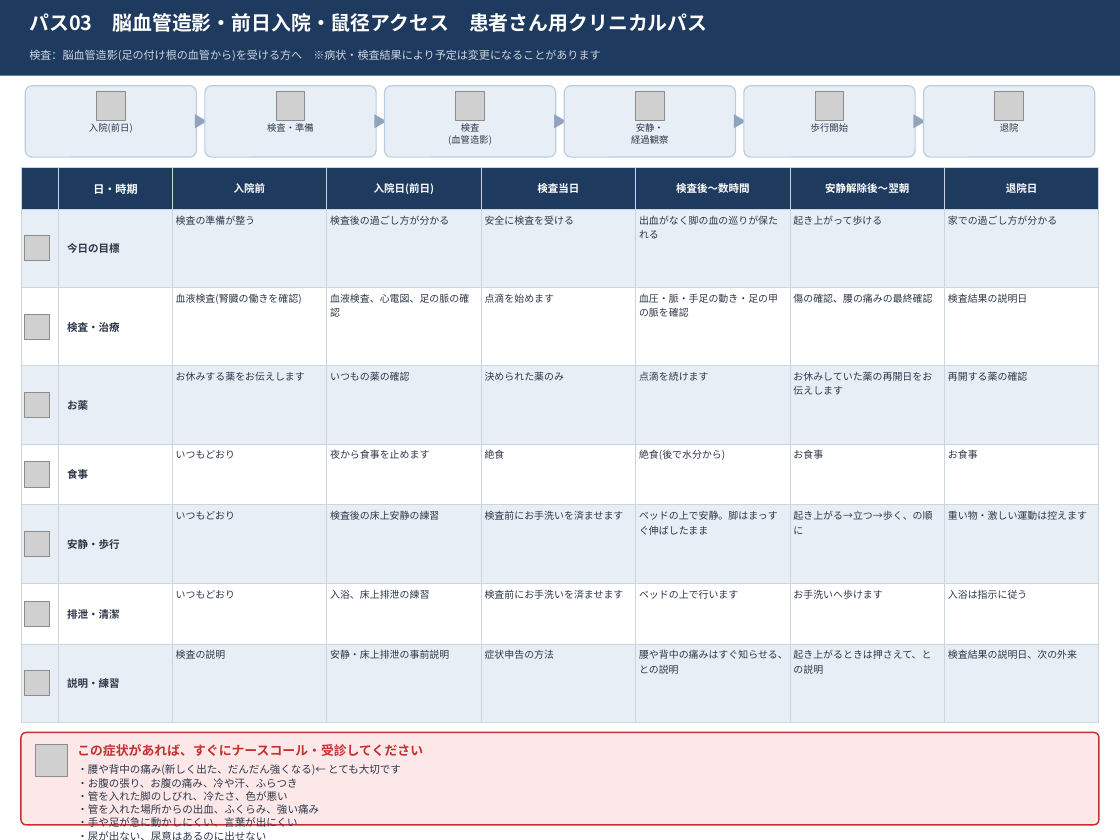
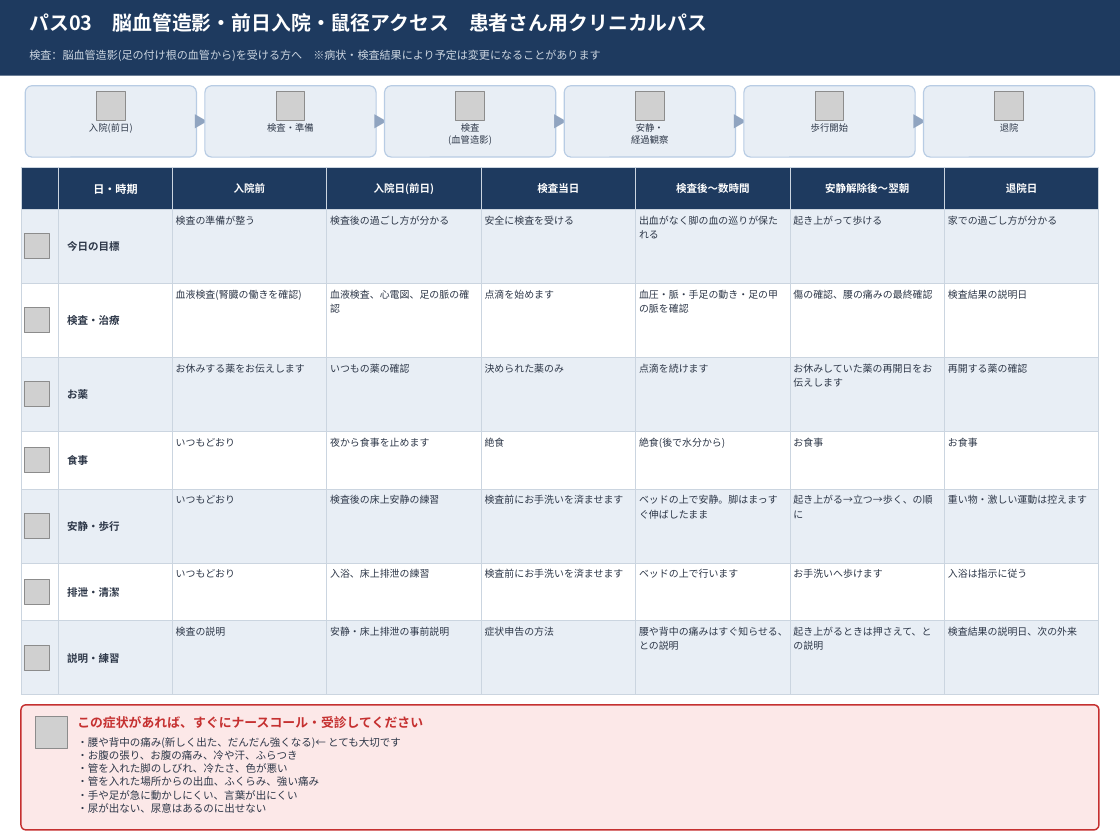
Before and after one commit to yakkun-shinchian/SD-, a slide deck: slide 3 of clinical-pathways/pptx/SD_脳血管障害クリニカルパス_患者用.pptx. Drawn at 1120x840 pixels with LibreOffice and Linux fonts; fonts in the diff are those of the drawing; grey boxes stand for pictures. Boxes give left, top, right and bottom in pixels: in the first picture for what was removed or moved away, otherwise in the second. Text is boxed around its words. In the diff, an @@ line names an element or a change of style, - is before the commit and + after.

```diff
--- a/clinical-pathways/pptx/SD_脳血管障害クリニカルパス_患者用.pptx
+++ b/clinical-pathways/pptx/SD_脳血管障害クリニカルパス_患者用.pptx
@@ table resized from (x1=21, y1=167, x2=1100, y2=692) to (x1=21, y1=167, x2=1100, y2=764) @@
@@ picture moved from (x1=24, y1=314, x2=50, y2=339) to (x1=24, y1=308, x2=50, y2=333) @@
@@ picture moved from (x1=24, y1=392, x2=50, y2=418) to (x1=24, y1=381, x2=50, y2=407) @@
@@ picture moved from (x1=24, y1=462, x2=50, y2=487) to (x1=24, y1=448, x2=50, y2=473) @@
@@ picture removed at (x1=24, y1=532, x2=50, y2=557) @@
@@ picture added at (x1=24, y1=513, x2=50, y2=539) @@
@@ picture added at (x1=24, y1=580, x2=50, y2=605) @@
@@ picture removed at (x1=24, y1=602, x2=50, y2=627) @@
@@ picture added at (x1=24, y1=645, x2=50, y2=670) @@
@@ picture removed at (x1=24, y1=670, x2=50, y2=696) @@
@@ rounded rectangle resized from (x1=21, y1=733, x2=1099, y2=825) to (x1=21, y1=705, x2=1099, y2=830) @@
@@ rounded rectangle at (x1=21, y1=705, x2=1099, y2=830): proportions changed @@
@@ picture added at (x1=35, y1=717, x2=67, y2=749) @@
@@ text "この症状があれば、すぐにナースコール・受診してください" moved from (x1=77, y1=744, x2=423, y2=756) to (x1=77, y1=716, x2=423, y2=728) @@
@@ picture removed at (x1=35, y1=744, x2=67, y2=776) @@
@@ text "・腰や背中の痛み(新しく出た、だんだん強くなる)← とても大切です" rewrapped from (x1=77, y1=764, x2=401, y2=827) to (x1=77, y1=737, x2=401, y2=813) @@
```
Also in this commit, not shown: 12 other slides changed, 1 other file.
